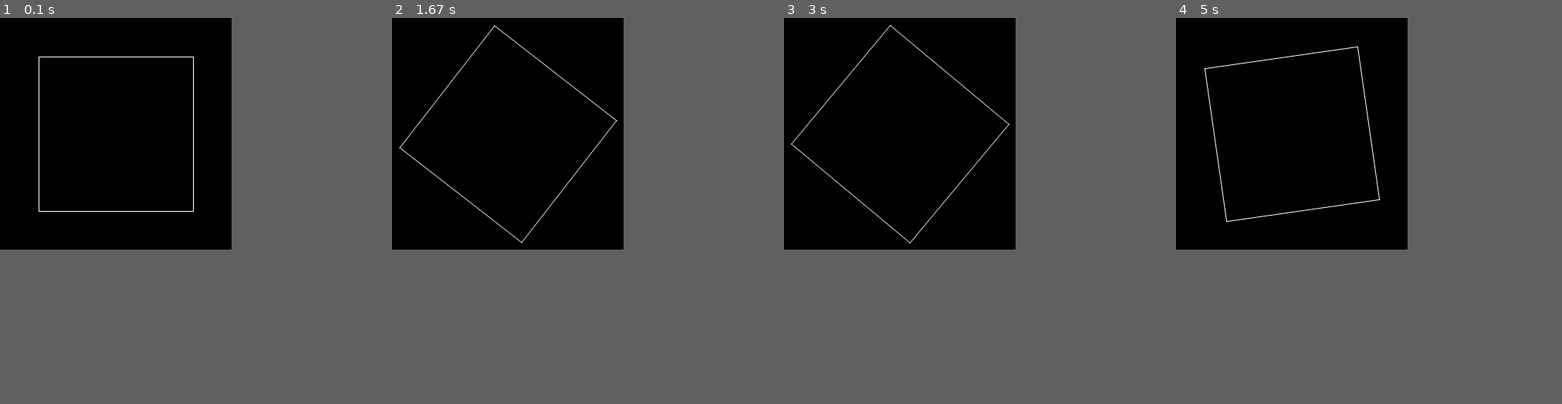
Above: before the commit, frames 1-4 (left to right).
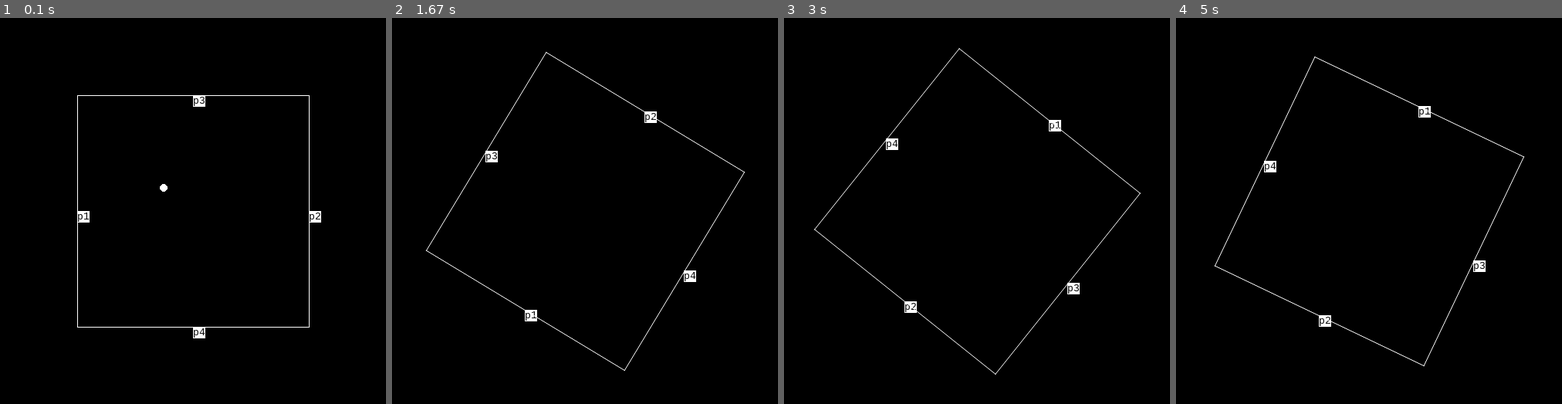
Above: after the commit, the same moments.

Repository: osa1/pygame-playground
Game: pygame game, started from fiz2.py
The game is run twice, just before and just after one commit, with the same random seed, the same clock (stepped at 60 frames per second) and the same inputs. The source is Python 2; it was converted automatically to run under Python 3.
Inputs (mouse positions are in pixels of both pictures, inside the frame that each line leads up to):
- Up to frame 1 (0.1 s): no input
- Up to frame 2 (1.67 s): press the mouse at (492, 214) at 0.37 s; move the mouse to (557, 253) at 0.47 s; release the mouse at (623, 295) at 0.6 s; click (465, 299) at 0.72 s; press the mouse at (465, 299) at 1.03 s; move the mouse to (515, 307) at 1.13 s; release the mouse at (565, 311) at 1.27 s; press the mouse at (465, 299) at 1.37 s; move the mouse to (573, 284) at 1.47 s; release the mouse at (685, 272) at 1.6 s
- Up to frame 3 (3 s): press the mouse at (857, 299) at 1.7 s; move the mouse to (984, 307) at 1.8 s; release the mouse at (1112, 311) at 1.93 s; press the mouse at (857, 299) at 2.03 s; move the mouse to (957, 222) at 2.13 s; release the mouse at (1058, 141) at 2.27 s; press the mouse at (857, 299) at 2.37 s; move the mouse to (961, 207) at 2.47 s; release the mouse at (1061, 114) at 2.6 s; press the mouse at (857, 299) at 2.7 s; move the mouse to (872, 222) at 2.8 s; release the mouse at (892, 141) at 2.93 s
- Up to frame 4 (5 s): click (1311, 322) at 3.05 s; press the mouse at (1311, 322) at 3.37 s; move the mouse to (1303, 280) at 3.47 s; release the mouse at (1291, 241) at 3.6 s; press the mouse at (1311, 322) at 3.7 s; move the mouse to (1399, 315) at 3.8 s; release the mouse at (1488, 303) at 3.93 s; press the mouse at (1311, 322) at 4.03 s; move the mouse to (1326, 207) at 4.13 s; release the mouse at (1345, 95) at 4.27 s; press the mouse at (1311, 322) at 4.37 s; move the mouse to (1291, 299) at 4.47 s; release the mouse at (1272, 276) at 4.6 s; press the mouse at (1311, 322) at 4.7 s; move the mouse to (1268, 234) at 4.8 s; release the mouse at (1226, 141) at 4.93 s
In our replay, the window is 300x300 before the commit and 500x500 after it. These sizes can differ from the game's own. Grey fills any space a smaller window leaves; there, only what the larger window draws over its background counts as a difference.

The runs differ from the first frame. In frame 1, 1.1% of the frame differs, in the area x 10-84%, y 10-83%; in frame 2, 1.5%; in frame 3, 1.5%; in frame 4, 1.7%, in the area x 7-91%, y 7-91%.

Commit message:
trying to detect collisions

Diff:
--- a/fiz2.py
+++ b/fiz2.py
@@ -17,10 +17,17 @@
     """
     return [[v[1], -v[0]], [-v[1], v[0]]]
 
+def ara_birim_vektor(p1, p2):
+    """
+    p1'den p2'ye dogru birim vektor olusturur.
+    """
+    return Vector(p2[0]-p1[0], p2[1]-p1[1]).get_unit_vector()
 
-SCREENX = 300
-SCREENY = 300
-UZUNLUK = 100
+
+SCREENX = 500
+SCREENY = 500
+UZUNLUK = 150
+BEYAZ = (255, 255, 255)
 
 def _(v):
     """
@@ -30,54 +37,100 @@
     """
     return v[0]+SCREENX/2, SCREENY/2-v[1]
 
-
-if __name__ == "__main__":
-
-    screen = pygame.display.set_mode((SCREENX, SCREENY), 0, 32)
-    clock = pygame.time.Clock()
-
-    pos = SCREENX/2
-    running = 1
-    vektorler = [[0, 0], [0, 0]]
-    r = [SCREENX/2-pos, -SCREENY/2-10+pos]
-    r = birim_vektorlestir(r)
-    vektorler = dik_vektor(r)  # [[x1, y1], [x2, y2]]
-    while running:
-        for event in pygame.event.get():
-            if event.type == pygame.QUIT:
-                running = False
-            if event.type == pygame.MOUSEMOTION:
-                r = [event.pos[0]-pos, -event.pos[1]+pos]
-                print r
-                r = birim_vektorlestir(r)
-                vektorler = dik_vektor(r)  # [[x1, y1], [x2, y2]]
-                #print  ">>",  r, "<<"  # [x, y]
-
-        screen.fill((0, 0, 0))
-
-        m1 = vektorler[0][0]*UZUNLUK, vektorler[0][1]*UZUNLUK
-        m2 = vektorler[1][0]*UZUNLUK, vektorler[1][1]*UZUNLUK
-        m3 = -r[0]*UZUNLUK, -r[1]*UZUNLUK
-        m4 = r[0]*UZUNLUK, r[1]*UZUNLUK
-        m1d = _(m1)
-        m2d = _(m2)
-        m3d = _(m3)
-        m4d = _(m4)
-
-        p1 = _((m1[0]+m3[0], m1[1]+m3[1]))
-        p2 = _((m1[0]+m4[0], m1[1]+m4[1]))
-        p3 = _((m2[0]+m4[0], m2[1]+m4[1]))
-        p4 = _((m2[0]+m3[0], m2[1]+m3[1]))
-
-        pygame.draw.aaline(screen, (255, 255, 255),
-                p1, p2)
-        pygame.draw.aaline(screen, (255, 255, 255),
-                p2, p3)
-        pygame.draw.aaline(screen, (255, 255, 255),
-                p3, p4)
-        pygame.draw.aaline(screen, (255, 255, 255),
-                p4, p1)
+konumlar = [[200, 200]]
+hizlar = [[3, 5]]
 
 
-        clock.tick(50)
-        pygame.display.flip()
+screen = pygame.display.set_mode((SCREENX, SCREENY), 0, 32)
+clock = pygame.time.Clock()
+
+pos = SCREENX/2
+running = 1
+vektorler = [[0, 0], [0, 0]]
+r = [SCREENX/2-pos, -SCREENY/2-10+pos]
+r = birim_vektorlestir(r)
+vektorler = dik_vektor(r)  # [[x1, y1], [x2, y2]]
+
+
+
+font = pygame.font.SysFont('Consolas', 15)
+p1t = font.render('p1', True, (0, 0, 0), (255, 255, 255))
+p2t = font.render('p2', True, (0, 0, 0), (255, 255, 255))
+p3t = font.render('p3', True, (0, 0, 0), (255, 255, 255))
+p4t = font.render('p4', True, (0, 0, 0), (255, 255, 255))
+while running:
+    for event in pygame.event.get():
+        if event.type == pygame.QUIT:
+            running = False
+        if event.type == pygame.MOUSEMOTION:
+            r = [event.pos[0]-pos, -event.pos[1]+pos]
+            #print r
+            r = birim_vektorlestir(r)
+            vektorler = dik_vektor(r)  # [[x1, y1], [x2, y2]]
+            #print  ">>",  r, "<<"  # [x, y]
+
+    screen.fill((0, 0, 0))
+
+    # yuzeylerin orta noktalari
+    m1 = vektorler[0][0]*UZUNLUK, vektorler[0][1]*UZUNLUK
+    m2 = vektorler[1][0]*UZUNLUK, vektorler[1][1]*UZUNLUK
+    m3 = -r[0]*UZUNLUK, -r[1]*UZUNLUK
+    m4 = r[0]*UZUNLUK, r[1]*UZUNLUK
+    m1d = _(m1)
+    m2d = _(m2)
+    m3d = _(m3)
+    m4d = _(m4)
+
+    # yuzeylerin koseleri
+    p1 = _((m1[0]+m3[0], m1[1]+m3[1]))
+    p2 = _((m1[0]+m4[0], m1[1]+m4[1]))
+    p3 = _((m2[0]+m4[0], m2[1]+m4[1]))
+    p4 = _((m2[0]+m3[0], m2[1]+m3[1]))
+
+    screen.blit(p1t, m1d)
+    screen.blit(p2t, m2d)
+    screen.blit(p3t, m3d)
+    screen.blit(p4t, m4d)
+
+    # yuzeylerin normal birim vektorleri
+    p1n = ara_birim_vektor(m1, (0, 0))
+    p2n = -p1n[0], -p1n[1]
+    p3n = p1n[1], -p1n[0]
+    p4n = -p1n[1], p1n[0]
+    p1n = Vector(p1n)
+    p2n = Vector(p2n)
+    p3n = Vector(p3n)
+    p4n = Vector(p4n)
+
+    #screen.blit(p1t, p1)
+    #screen.blit(p2t, p2)
+    #screen.blit(p3t, p3)
+    #screen.blit(p4t, p4)
+
+    pygame.draw.aaline(screen, BEYAZ,
+            p1, p2)
+    pygame.draw.aaline(screen, BEYAZ,
+            p2, p3)
+    pygame.draw.aaline(screen, BEYAZ,
+            p3, p4)
+    pygame.draw.aaline(screen, BEYAZ,
+            p4, p1)
+
+    # toplar
+    for konum, hiz in zip(konumlar, hizlar):
+        print (p1n*(p1n.dot_product((m4[0]-konum[0], m4[1]-konum[1])))).length
+        if (p1n*(p1n.dot_product((m1[0]-konum[0], m1[1]-konum[1])))).length < 5:
+            print "cakisma"
+        if (p2n*(p2n.dot_product((m2[0]-konum[0], m2[1]-konum[1])))).length < 5:
+            print "cakisma"
+        if (p2n*(p2n.dot_product((m3[0]-konum[0], m3[1]-konum[1])))).length < 5:
+            print "cakisma"
+        if (p2n*(p2n.dot_product((m4[0]-konum[0], m4[1]-konum[1])))).length < 5:
+            print "cakisma"
+        konum[0] += hiz[0]
+        konum[1] += hiz[1]
+        pygame.draw.circle(screen, BEYAZ, konum, 5)
+
+
+    clock.tick(50)
+    pygame.display.flip()
--- a/vector.py
+++ b/vector.py
@@ -17,9 +17,9 @@
             self.y = y
 
     def __getitem__(self, key):
-        if key == 1:
+        if key == 0:
             return self.x
-        elif key == 2:
+        elif key == 1:
             return self.y
         raise IndexError("Invalid subscript.")
 
@@ -34,6 +34,10 @@
     def __mul__(self, r):
         """Vektorun bir skaler buyuklukle carpilmasi durumu."""
         return Vector(self[0]*r, self[1]*r)
+
+    def __div__(self, r):
+        """Vektorun bir skaler buyuklukle bolunmesi durumu."""
+        return Vector(self[0]/r, self[1]/r)
 
     @property
     def length(self):
@@ -67,6 +71,15 @@
 def get_unit_vector(v):
     return Vector(v[0], v[1]).get_unit_vector()
 
+def r_vectorv(v, n):
+    """Bir vektor ve carptigi yuzeyin normalini alir.
+    Yansima vektorunu doner."""
+    if type(v) != Vector:
+        v = Vector(v)
+    if type(n) != Vector:
+        n = Vector(n)
+    return v - (n*2*(v.dot_product(n)))
+
 if __name__ == "__main__":
     v1 = Vector(3, 5)
     print v1[0]
@@ -79,3 +92,4 @@
     print v1.dot_product(v2)
     print v1.cross_product(v2)
     print v1.get_unit_vector()
+    print r_vectorv([-1, -1], [-1, 0])
